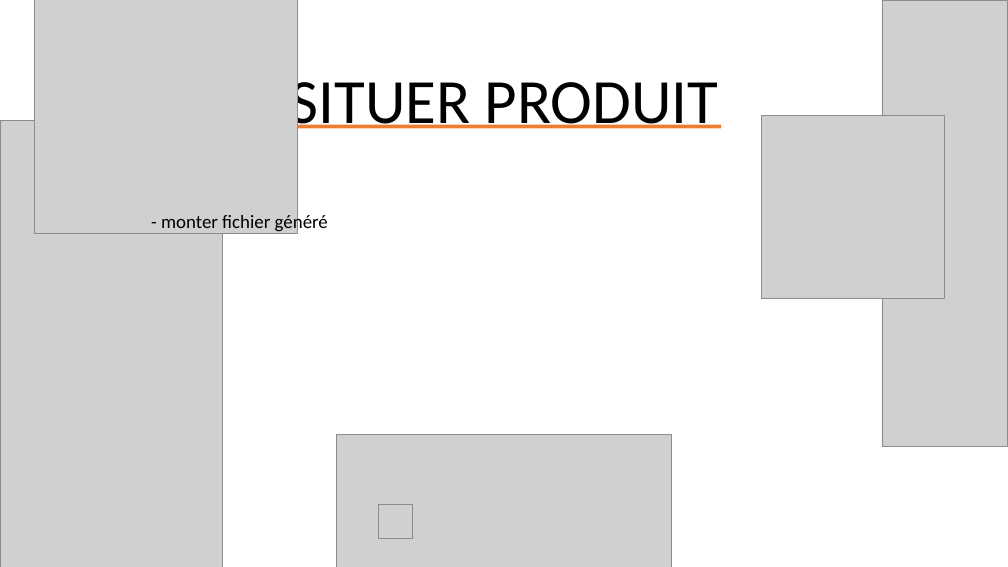
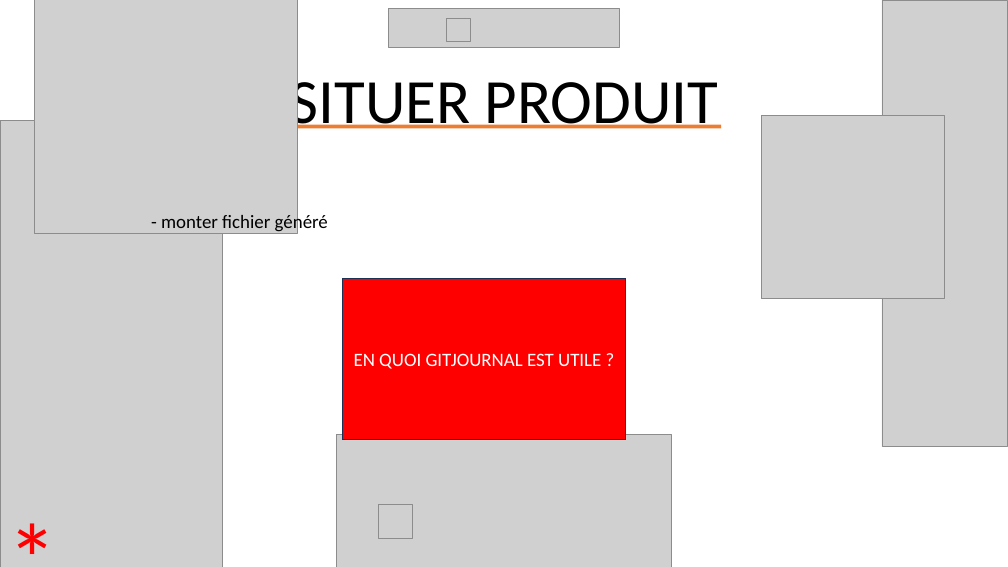
Before and after one commit to Morgan-DD/GitJournal, a slide deck: slide 7 of presentation/presentation_GitJournal_TPI.pptx. Drawn at 1008x567 pixels with LibreOffice and Linux fonts; fonts in the diff are those of the drawing; grey boxes stand for pictures. Boxes give left, top, right and bottom in pixels: in the first picture for what was removed or moved away, otherwise in the second. Text is boxed around its words. In the diff, an @@ line names an element or a change of style, - is before the commit and + after.

```diff
--- a/presentation/presentation_GitJournal_TPI.pptx
+++ b/presentation/presentation_GitJournal_TPI.pptx
@@ picture added at [389,9,619,48] @@
@@ picture added at [447,18,470,42] @@
@@ rectangle added at [343,278,625,439], fill #FF0000, outline #1E3256 1 pt, 18 pt, text #FFFFFF @@
+EN QUOI GITJOURNAL EST UTILE ?
@@ text added at [0,491,67,567], 96 pt, text #FF0000 @@
+*
```
Also in this commit, not shown: 24 other slides changed, 8 slides added, 14 other files.
